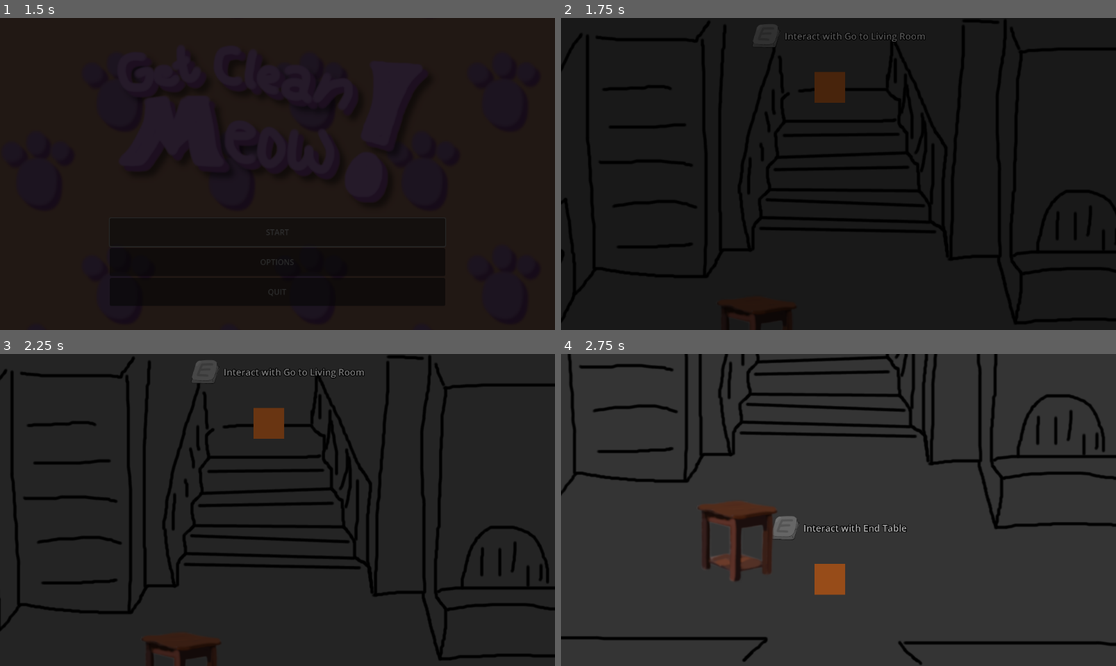
Above: before the commit, frames 1-4 (two rows, left to right).
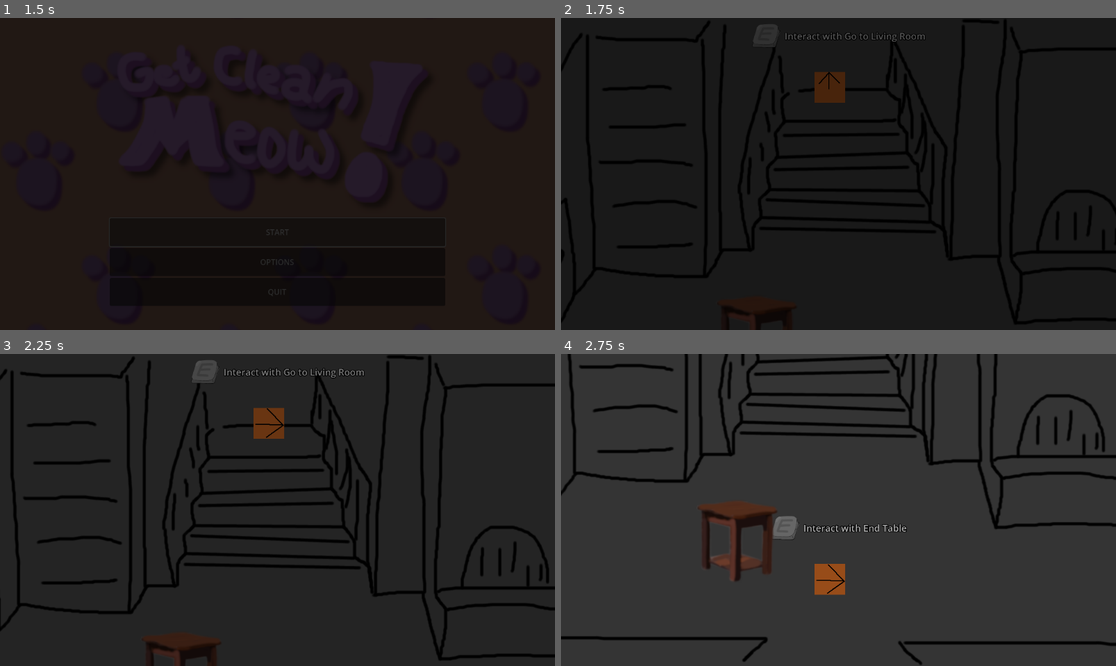
Above: after the commit, the same moments.

Repository: purpletissuebox/get-clean-meow
Game: Godot game, scene res://drivers/root/root.tscn
Two runs of this game, one before a commit and one after it. Both use one fixed random seed, a clock stepped at 60 frames per second and the inputs below.
Inputs:
- Up to frame 1 (1.5 s): click "START" at 0.5 s; click "START" at 1.25 s
- Up to frame 2 (1.75 s): no input
- Up to frame 3 (2.25 s): hold D (walk_right) from 2.03 s (still down); tap E (interact) at 2.1 s
- Up to frame 4 (2.75 s): keep holding D (walk_right)

Frame 1 is identical in both runs. In frame 2, less than 0.1% of the frame differs, in the area x 46-51%, y 17-23%; in frame 3, less than 0.1%, in the area x 45-52%, y 17-27%; in frame 4, less than 0.1%.

Commit message:
Fixed animations

Diff:
--- a/actors/player/player.gd
+++ b/actors/player/player.gd
@@ -28,7 +28,7 @@
 	self.velocity = dir*BASE_SPEED*BASE_DIR
 	move_and_slide()
 	select_animation()
-	update_animation_parameters(dir)
+	update_animation_parameters(Input.get_vector("walk_left","walk_right","walk_up","walk_down"))
 
 func approached_object(thing:Interactable):
 	self.nearby_interactables.append(thing)
--- a/actors/player/player.tscn
+++ b/actors/player/player.tscn
@@ -112,23 +112,28 @@
 "idle_up": SubResource("Animation_moghi")
 }
 
-[sub_resource type="AnimationNodeBlendSpace2D" id="AnimationNodeBlendSpace2D_a1fe6"]
+[sub_resource type="AnimationNodeAnimation" id="AnimationNodeAnimation_fag5q"]
+animation = &"idle_up"
 
-[sub_resource type="AnimationNodeBlendSpace2D" id="AnimationNodeBlendSpace2D_x1js0"]
+[sub_resource type="AnimationNodeAnimation" id="AnimationNodeAnimation_27a7w"]
+animation = &"idle_right"
 
-[sub_resource type="AnimationNodeBlendSpace2D" id="AnimationNodeBlendSpace2D_hi75r"]
+[sub_resource type="AnimationNodeAnimation" id="AnimationNodeAnimation_hhpbf"]
+animation = &"idle_left"
 
-[sub_resource type="AnimationNodeBlendSpace2D" id="AnimationNodeBlendSpace2D_5aiyi"]
+[sub_resource type="AnimationNodeAnimation" id="AnimationNodeAnimation_h48s4"]
+animation = &"idle_down"
 
 [sub_resource type="AnimationNodeBlendSpace2D" id="AnimationNodeBlendSpace2D_unj8l"]
-blend_point_0/node = SubResource("AnimationNodeBlendSpace2D_a1fe6")
-blend_point_0/pos = Vector2(0, 0.9)
-blend_point_1/node = SubResource("AnimationNodeBlendSpace2D_x1js0")
+blend_point_0/node = SubResource("AnimationNodeAnimation_fag5q")
+blend_point_0/pos = Vector2(0, -1)
+blend_point_1/node = SubResource("AnimationNodeAnimation_27a7w")
 blend_point_1/pos = Vector2(1, 0)
-blend_point_2/node = SubResource("AnimationNodeBlendSpace2D_hi75r")
-blend_point_2/pos = Vector2(0, -0.9)
-blend_point_3/node = SubResource("AnimationNodeBlendSpace2D_5aiyi")
-blend_point_3/pos = Vector2(-1, 0)
+blend_point_2/node = SubResource("AnimationNodeAnimation_hhpbf")
+blend_point_2/pos = Vector2(-1, 0)
+blend_point_3/node = SubResource("AnimationNodeAnimation_h48s4")
+blend_point_3/pos = Vector2(0, 1)
+blend_mode = 1
 
 [sub_resource type="AnimationNodeStateMachine" id="AnimationNodeStateMachine_rjpbk"]
 states/IDLE/node = SubResource("AnimationNodeBlendSpace2D_unj8l")
@@ -160,11 +165,8 @@
 
 [node name="AnimationTree" type="AnimationTree" parent="."]
 tree_root = SubResource("AnimationNodeStateMachine_rjpbk")
-parameters/IDLE/blend_position = Vector2(-0.985692, 0.00884962)
-parameters/IDLE/0/blend_position = Vector2(0, 0)
-parameters/IDLE/1/blend_position = Vector2(0, 0)
-parameters/IDLE/2/blend_position = Vector2(0, 0)
-parameters/IDLE/3/blend_position = Vector2(0, 0)
+anim_player = NodePath("../AnimationPlayer")
+parameters/IDLE/blend_position = Vector2(-0.00158983, -1.00885)
 
 [node name="Camera2D" type="Camera2D" parent="."]
 
